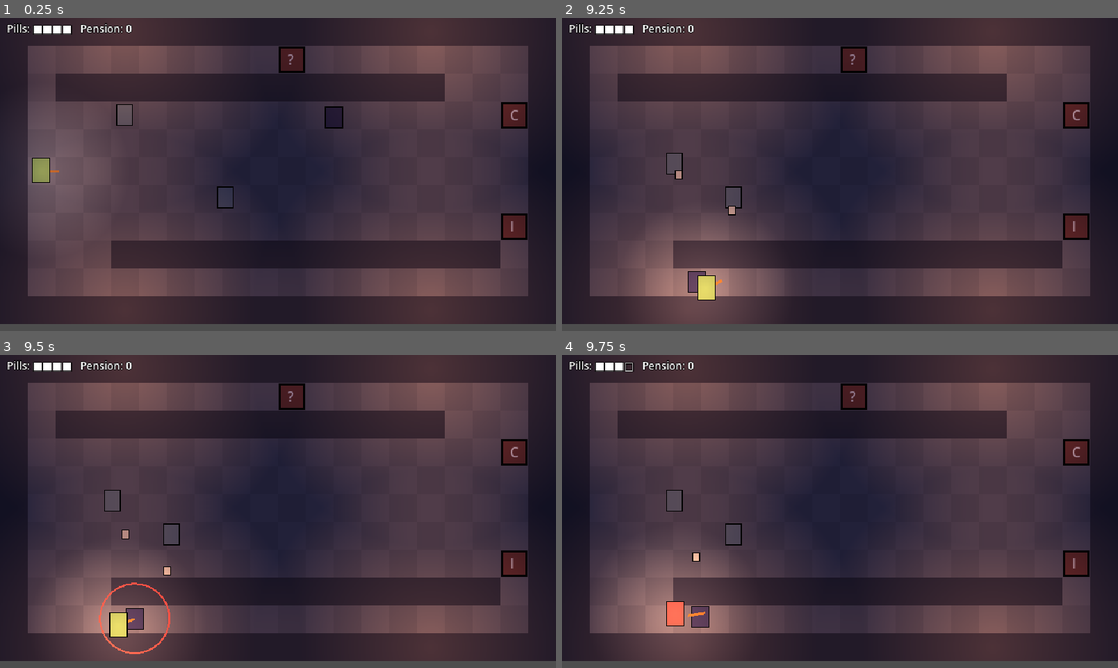
Above: before the commit, frames 1-4 (two rows, left to right).
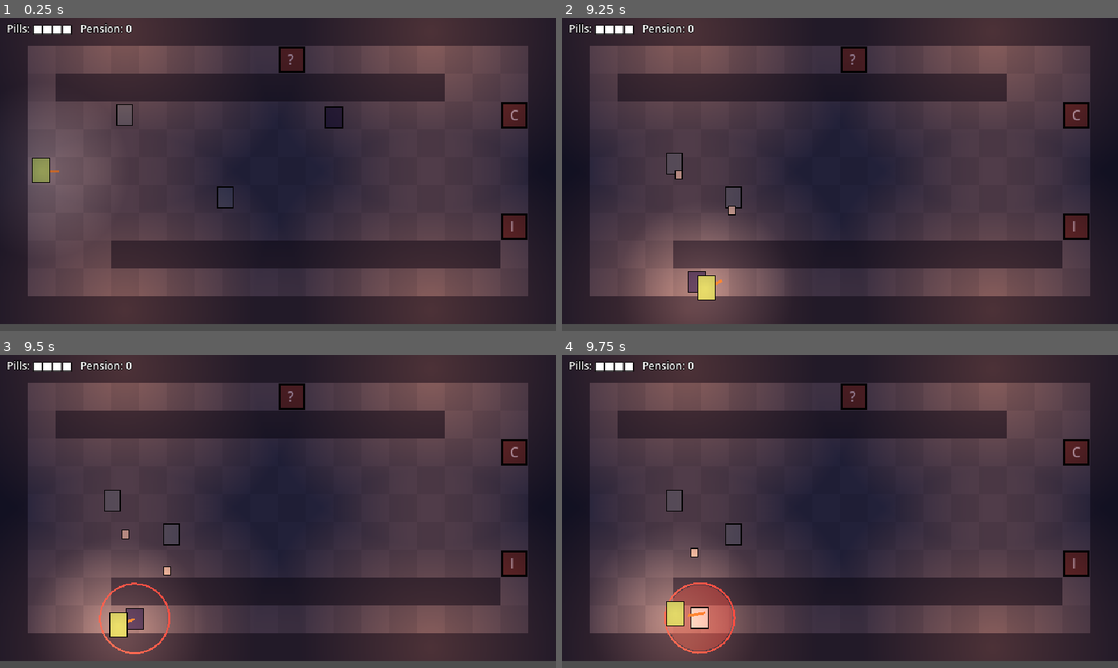
Above: after the commit, the same moments.

Repository: B1nKaTa/game
Game: Godot game, scene res://scenes/floor.tscn
Two runs of this game, one before a commit and one after it. Both use one fixed random seed, a clock stepped at 60 frames per second and the inputs below. This scene is started directly instead of the project's main scene.
Inputs (mouse positions are in pixels of both pictures, inside the frame that each line leads up to):
- Up to frame 1 (0.25 s): no input
- Up to frame 2 (9.25 s): tap Enter (ui_accept) at 0.5, 0.77, 1.52, 3.02, 3.77, 4.52, 6.02, 6.77, 7.52, 9.02 s; move the mouse to (962, 158) at 0.52 s; press the mouse at (962, 158) at 0.53 s; hold D (move_right) 0.53-1.28 s; move the mouse to (728, 190) at 1.27 s; release the mouse at (728, 190) at 1.28 s; hold S (move_down) 1.28-2.03 s; tap Space (dodge) at 1.35 s; move the mouse to (895, 105) at 2.02 s; hold D (move_right) 2.03-2.78 s; hold E (interact) 2.03-2.78 s; move the mouse to (812, 237) at 2.77 s; hold W (move_up) 2.78-3.53 s; right-click (812, 237) at 2.85 s; click (812, 237) at 2.92 s; move the mouse to (1006, 221) at 3.52 s; hold A (move_left) 3.53-5.03 s; tap 1 at 3.6 s; move the mouse to (673, 127) at 4.27 s; tap 2 at 4.35 s; move the mouse to (867, 174) at 5.02 s; hold S (move_down) 5.03-5.78 s; tap 3 at 5.1 s; click (867, 174) at 5.17 s; move the mouse to (756, 96) at 5.77 s; hold D (move_right) 5.78-6.53 s; tap 4 at 5.85 s; move the mouse to (962, 158) at 6.52 s; hold W (move_up) 6.53-7.28 s; tap 5 at 6.6 s; move the mouse to (728, 190) at 7.27 s; hold D (move_right) 7.28-8.03 s; click (728, 190) at 7.35 s; move the mouse to (895, 105) at 8.02 s; hold S (move_down) 8.03-8.78 s; hold Space (dodge) 8.03-8.78 s; move the mouse to (812, 237) at 8.77 s; hold A (move_left) from 8.78 s (still down); tap E (interact) at 8.85 s
- Up to frame 3 (9.5 s): keep holding A (move_left)
- Up to frame 4 (9.75 s): move the mouse to (1006, 558) at 9.52 s; release A (move_left) at 9.53 s; hold W (move_up) from 9.53 s (still down); right-click (1006, 558) at 9.6 s; click (1006, 558) at 9.67 s

Frames 1-3 are identical in both runs. In frame 4, 2.2% of the frame differs, in the area x 11-32%, y 2-96%.

Commit message:
Wire CombatFeedback and a shake camera into the floor and sandbox
Co-Authored-By: Claude Opus 5.5 <noreply@anthropic.com>

Diff:
--- a/scripts/scenes/floor_scene.gd
+++ b/scripts/scenes/floor_scene.gd
@@ -2,6 +2,7 @@
 
 const FLOOR_PATH := "res://data/floors/floor_1.tres"
 const MESSAGE_TIME := 2.0
+const VIEW_CENTER := Vector2(320, 180)
 
 var player: Player
 var is_cleared := false
@@ -15,6 +16,7 @@
 var _finished_rooms := {}
 var _used_sides := {}
 var _hud: Hud
+var _feedback: CombatFeedback
 
 
 func _ready() -> void:
@@ -30,10 +32,18 @@
 	if _map == null:
 		_end_run("This floor could not be built. Returning to the Waiting Room.")
 		return
+	# Resting at the middle of the 640x360 view keeps the same framing as having no camera.
+	var camera := Camera2D.new()
+	camera.position = VIEW_CENTER
+	add_child(camera)
+	_feedback = CombatFeedback.new()
+	_feedback.setup(camera)
+	add_child(_feedback)
 	player = Player.new()
 	player.setup(_run)
 	player.died.connect(_on_player_died)
 	add_child(player)
+	_feedback.watch_player(player)
 	var glow := Lighting.make_light(Color(1.0, 0.85, 0.6), 0.7, 0.8)
 	player.add_child(glow)
 	_enter_room(_map.start_id)
@@ -64,6 +74,7 @@
 	_room_view.room_finished.connect(func(id: int): _finished_rooms[id] = true)
 	_room_view.floor_cleared.connect(_on_floor_cleared)
 	_room_view.boss_spawned.connect(_on_boss_spawned)
+	_feedback.watch_room(_room_view)
 	add_child(_room_view)
 	move_child(_room_view, 0)
 	var entry := RoomLayout.ENTRY
--- a/scripts/scenes/sandbox.gd
+++ b/scripts/scenes/sandbox.gd
@@ -22,6 +22,7 @@
 }
 
 var player: Player
+var _feedback: CombatFeedback
 
 
 func _ready() -> void:
@@ -29,6 +30,12 @@
 	var backdrop := RoomBackdrop.new()
 	backdrop.setup(PackedStringArray(ROWS))
 	add_child(backdrop)
+	var camera := Camera2D.new()
+	camera.position = Vector2(320, 180)
+	add_child(camera)
+	_feedback = CombatFeedback.new()
+	_feedback.setup(camera)
+	add_child(_feedback)
 	_spawn_player()
 
 
@@ -46,6 +53,7 @@
 	enemy.setup(def, player, player.run.stats.warning_fraction)
 	enemy.position = at
 	enemy.summon_requested.connect(_spawn_enemy)
+	enemy.defeated.connect(_on_enemy_defeated)
 	add_child(enemy)
 
 
@@ -56,6 +64,12 @@
 	player.position = RoomBackdrop.cell_center(Vector2i(3, 5))
 	player.died.connect(_on_player_died)
 	add_child(player)
+	_feedback.watch_player(player)
+
+
+func _on_enemy_defeated(enemy: Enemy) -> void:
+	DeathBurst.spawn(self, enemy.position, enemy.def.color, enemy.def.is_boss)
+	_feedback.on_enemy_died(enemy.position, enemy.def.is_boss)
 
 
 func _on_player_died() -> void:
